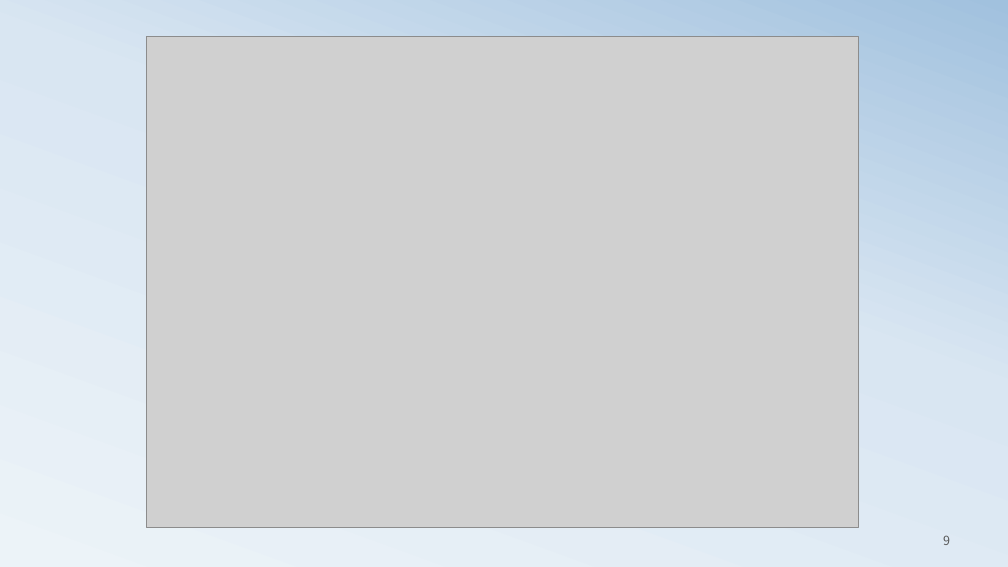
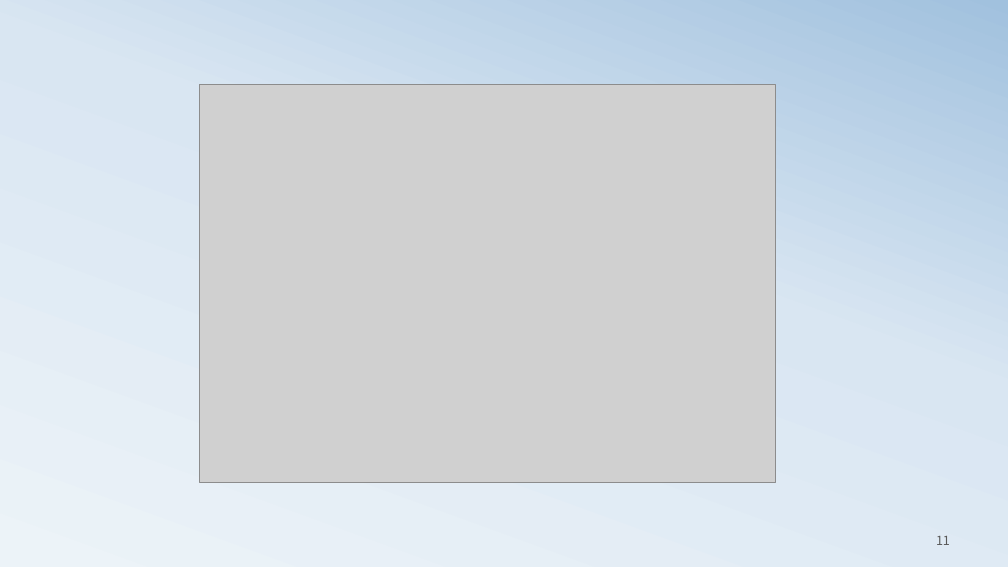
Before and after one commit to ancestor9/mathematics-for-machine-learning, a slide deck: slide 11 of 4_Hypothesis Testing.pptx (slide 9 before the commit). Drawn at 1008x567 pixels with LibreOffice and Linux fonts; fonts in the diff are those of the drawing; grey boxes stand for pictures. Boxes give left, top, right and bottom in pixels: in the first picture for what was removed or moved away, otherwise in the second. Text is boxed around its words. In the diff, an @@ line names an element or a change of style, - is before the commit and + after.

```diff
--- a/4_Hypothesis Testing.pptx
+++ b/4_Hypothesis Testing.pptx
@@ picture: place and size @@
-picture at [147, 36, 858, 527]
+picture at [200, 85, 775, 482]
@@ page number at [936, 536, 950, 545]: text changed @@
-9
+11
```
Also in this commit, not shown: 1 other slide changed, 2 slides added.
